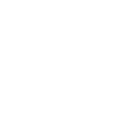
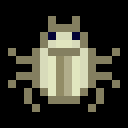
Before/after of a w=128, h=128 layered artwork. What changed in the layer stack:
showed group "items" (4 layers) over [0, 0, 128, 128]
added layer "silver scarab" in group "items" over [8, 16, 120, 112]
